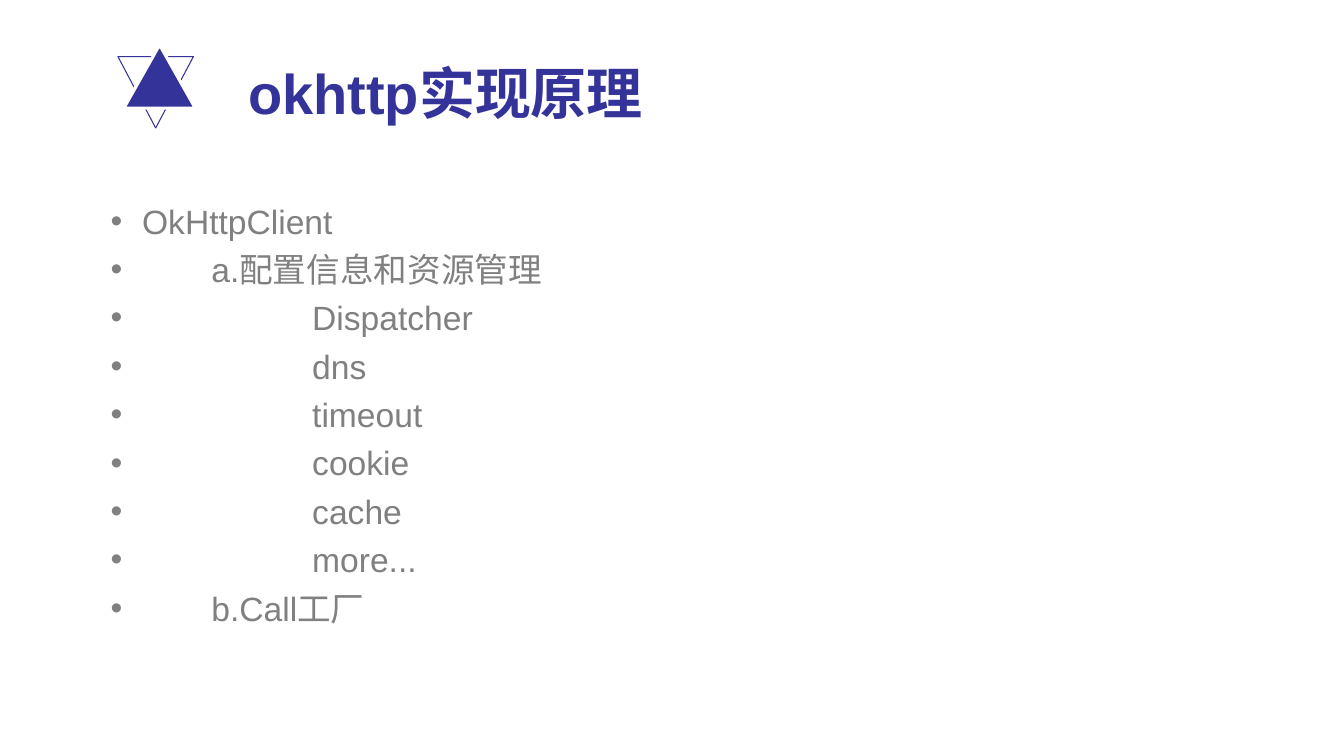
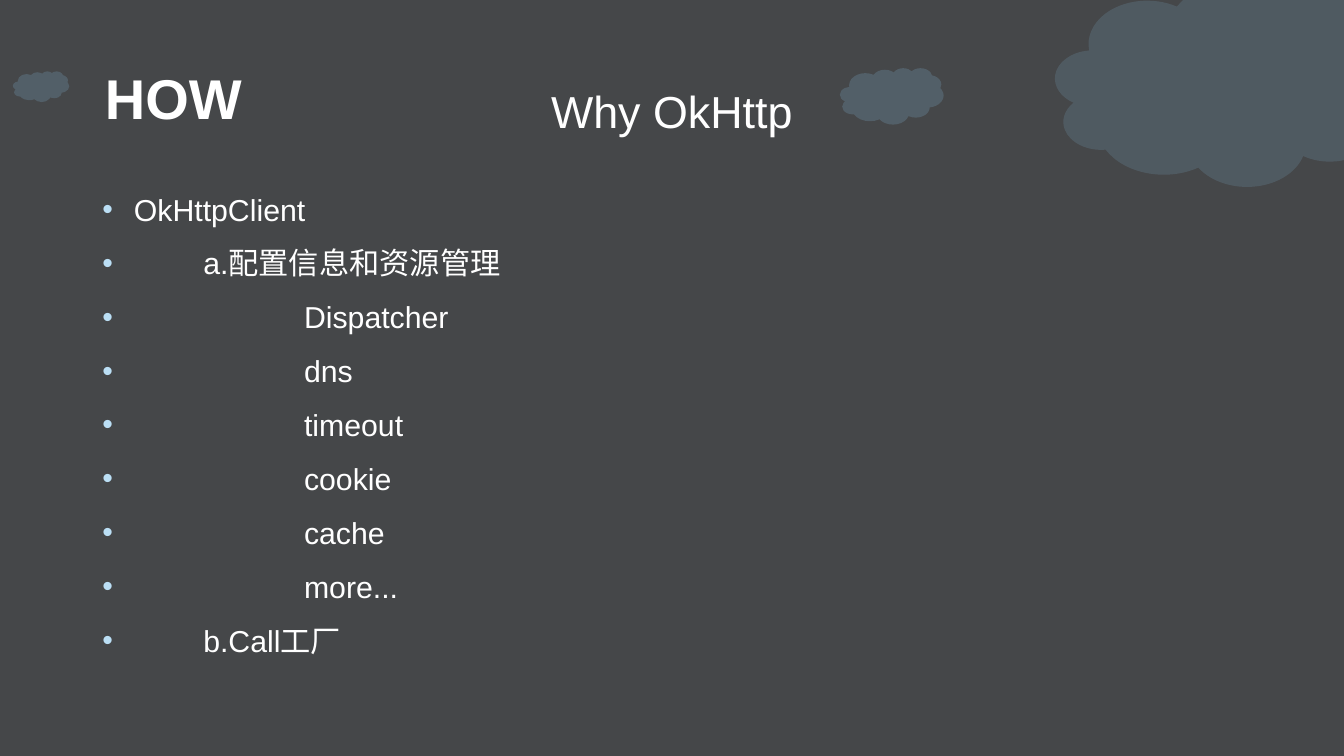
Before and after one commit to daisongsong1991/ppt, a slide deck: slide 22 of net_ppt.pptx (slide 21 before the commit). Drawn at 1344x756 pixels with LibreOffice and Linux fonts; fonts in the diff are those of the drawing; background and template pictures are left out. Boxes give left, top, right and bottom in pixels: in the first picture for what was removed or moved away, otherwise in the second. Text is boxed around its words. In the diff, an @@ line names an element or a change of style, - is before the commit and + after.

Commit message:
v6

```diff
--- a/net_ppt.pptx
+++ b/net_ppt.pptx
@@ background #FFFFFF to picture (left out) @@
@@ freeform shape added at (1056,0,1344,188), fill #8EC9EE at 15% opacity @@
@@ triangle removed at (118,56,194,128) @@
@@ triangle removed at (124,44,196,108) @@
@@ cloud added at (13,72,70,102), fill #8EC9EE at 19% opacity @@
@@ text added at (105,80,242,120), 40 pt, text #FFFFFF, bold @@
+HOW
@@ title removed at (248,70,643,124) @@
-okhttp实现原理
@@ cloud added at (840,68,944,124), fill #8EC9EE at 19% opacity @@
@@ text added at (551,95,792,137), 32 pt, text #FFFFFF @@
+Why OkHttp
@@ text "OkHttpClient": place and size @@
-text "OkHttpClient" at (142,209,541,624)
+text "OkHttpClient" at (134,199,500,654)
@@ text "OkHttpClient" at (134,199,500,654): size 24 to 21.6 pt, text colour #808080 to #FFFFFF; line spacing 1.2 to 1.1; more space between paragraphs @@
```
Also in this commit, not shown: 15 other slides changed, 5 slides added, 4 slides removed.
